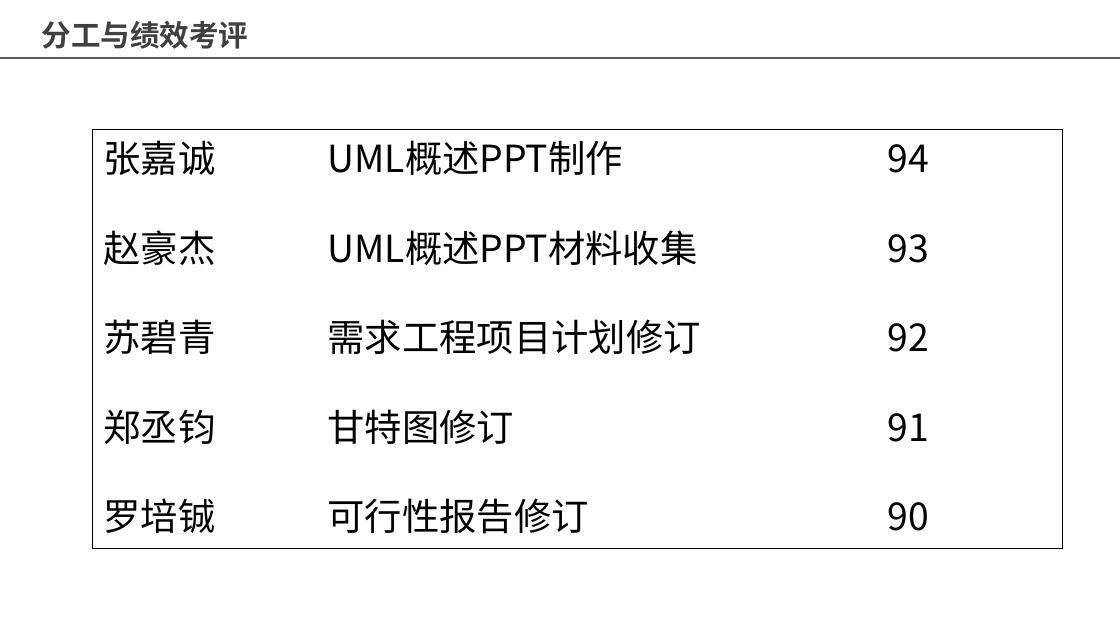
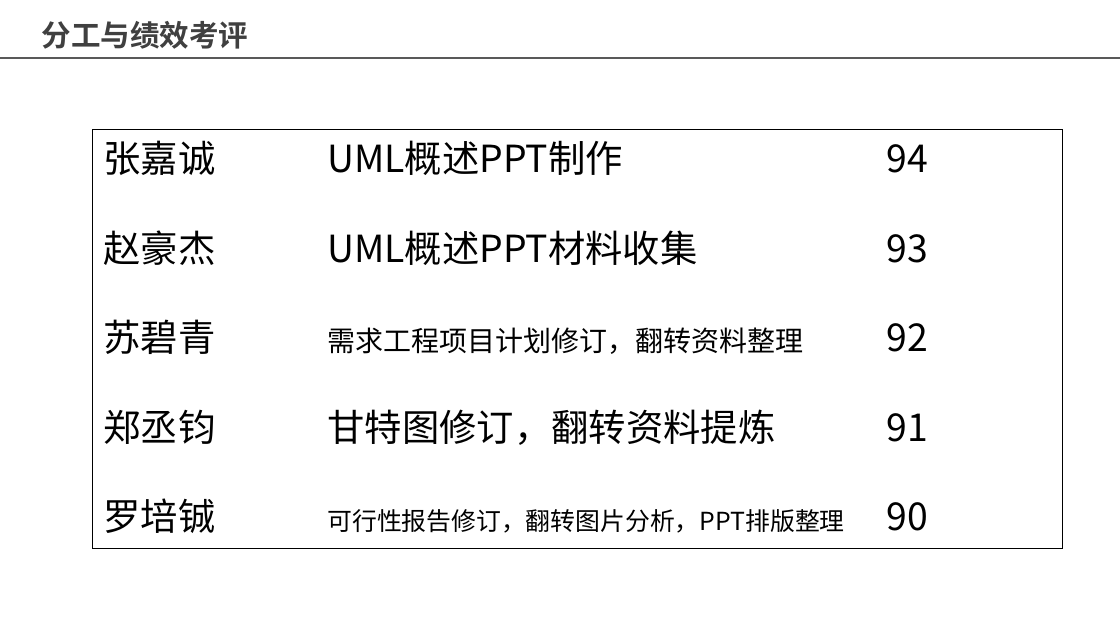
Before and after one commit to Maojiao/PRD, a slide deck: slide 52 of 渔乐生活/受控文档/翻转课堂/[PRD-06,31601377]翻转课堂UML概述.pptx (slide 51 before the commit). Drawn at 1120x630 pixels with LibreOffice and Linux fonts; fonts in the diff are those of the drawing; background and template pictures are left out. Boxes give left, top, right and bottom in pixels: in the first picture for what was removed or moved away, otherwise in the second. Text is boxed around its words. In the diff, an @@ line names an element or a change of style, - is before the commit and + after.

Commit message:
update_翻转课堂UML概述

```diff
--- a/渔乐生活/受控文档/翻转课堂/[PRD-06,31601377]翻转课堂UML概述.pptx
+++ b/渔乐生活/受控文档/翻转课堂/[PRD-06,31601377]翻转课堂UML概述.pptx
@@ text in rectangle at (x1=104, y1=319, x2=928, y2=533): text changed @@
-苏碧青 需求工程项目计划修订 92
-郑丞钧 甘特图修订 91
-罗培铖 可行性报告修订 90
+苏碧青 需求工程项目计划修订，翻转资料整理 92
+郑丞钧 甘特图修订，翻转资料提炼 91
+罗培铖 可行性报告修订，翻转图片分析，PPT排版整理 90
```
Also in this commit, not shown: 15 other slides changed, 1 slide added.
